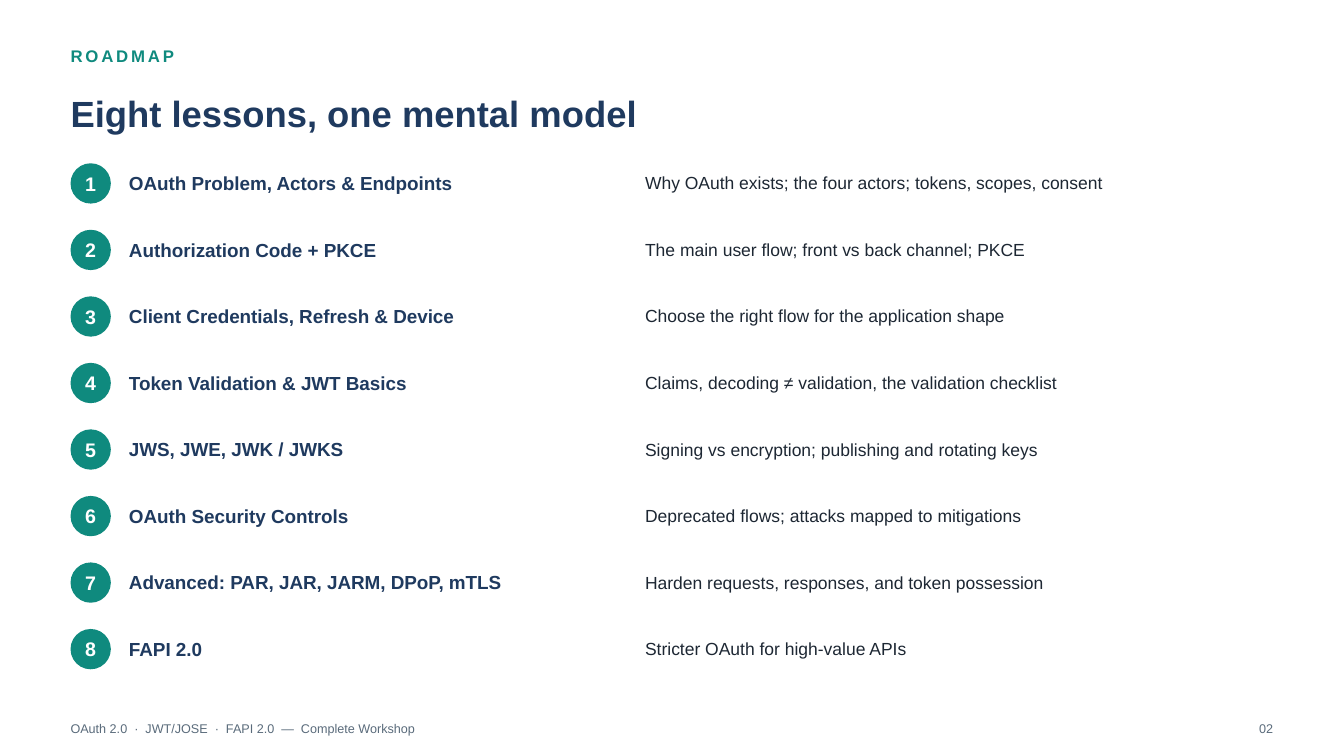
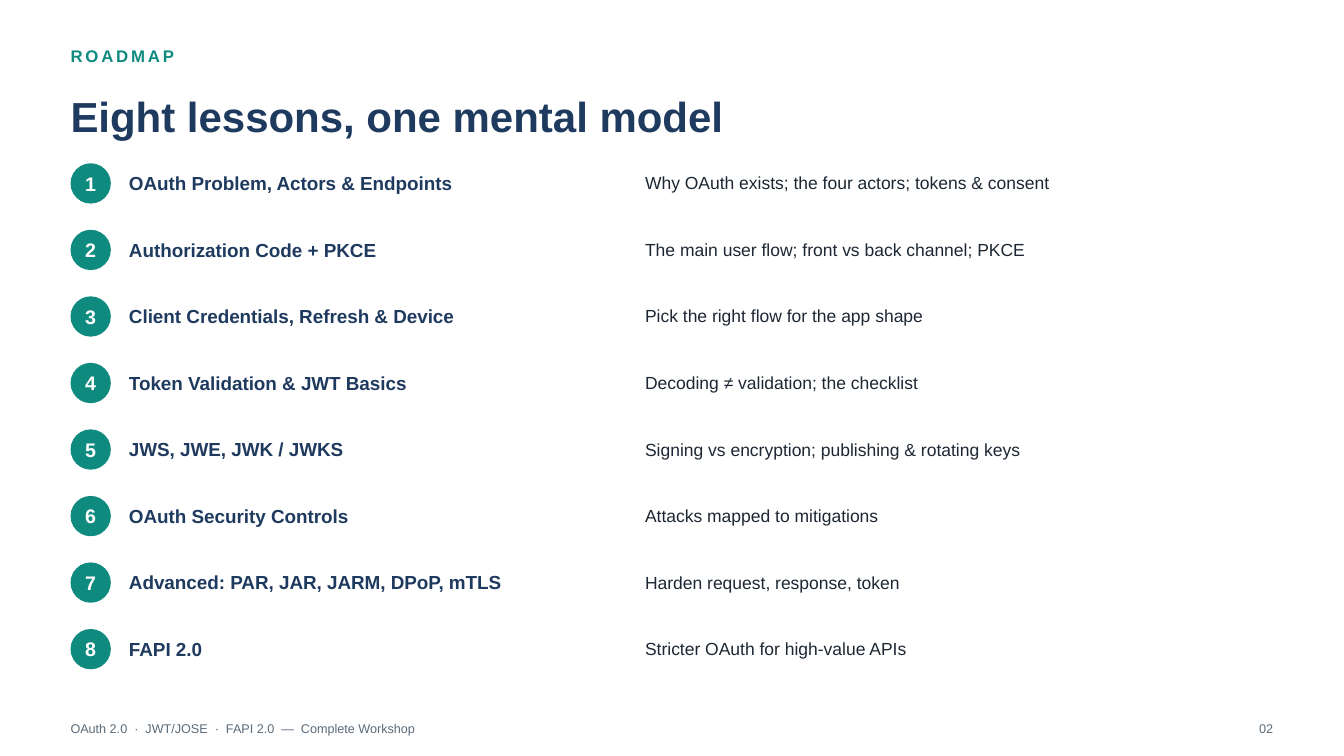
Before and after one commit to jufianto/blog-resource, a slide deck: slide 2 of oauth-learn/export/presentations/oauth_complete_workshop_lessons_1_8.pptx. Drawn at 1344x756 pixels with LibreOffice and Linux fonts; fonts in the diff are those of the drawing. Boxes give left, top, right and bottom in pixels: in the first picture for what was removed or moved away, otherwise in the second. Text is boxed around its words. In the diff, an @@ line names an element or a change of style, - is before the commit and + after.

```diff
--- a/oauth-learn/export/presentations/oauth_complete_workshop_lessons_1_8.pptx
+++ b/oauth-learn/export/presentations/oauth_complete_workshop_lessons_1_8.pptx
@@ text "Eight lessons, one mental model" at bbox=[71, 101, 724, 141]: size 26 to 30 pt @@
@@ text at bbox=[645, 176, 1049, 193]: text changed @@
-Why OAuth exists; the four actors; tokens, scopes, consent
+Why OAuth exists; the four actors; tokens & consent
@@ text at bbox=[645, 309, 923, 326]: text changed @@
-Choose the right flow for the application shape
+Pick the right flow for the app shape
@@ text at bbox=[645, 376, 918, 393]: text changed @@
-Claims, decoding ≠ validation, the validation checklist
+Decoding ≠ validation; the checklist
@@ text at bbox=[645, 443, 1020, 460]: text changed @@
-Signing vs encryption; publishing and rotating keys
+Signing vs encryption; publishing & rotating keys
@@ text at bbox=[645, 509, 879, 526]: text changed @@
-Deprecated flows; attacks mapped to mitigations
+Attacks mapped to mitigations
@@ text at bbox=[645, 576, 900, 593]: text changed @@
-Harden requests, responses, and token possession
+Harden request, response, token
```
Also in this commit, not shown: 23 other slides changed, 30 other files.
